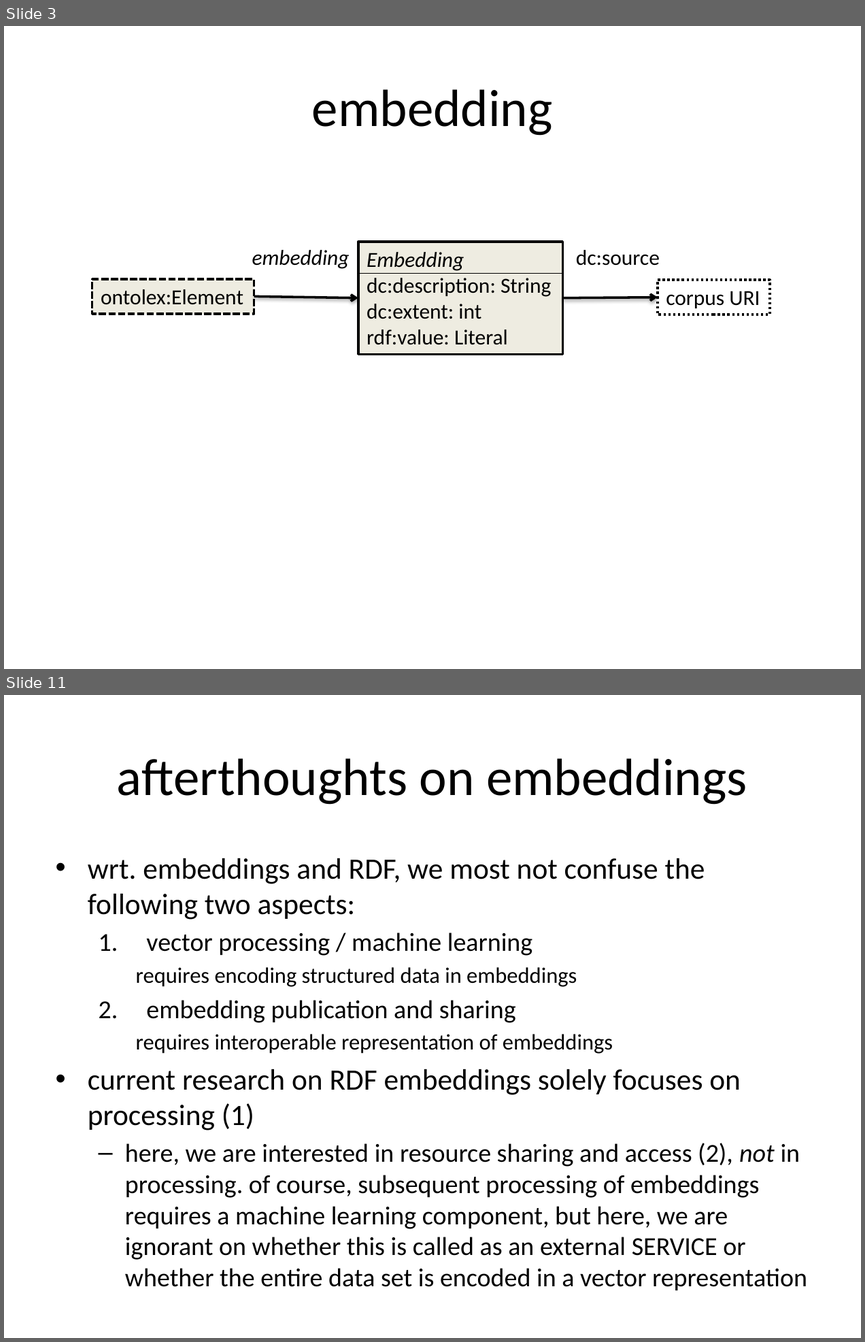
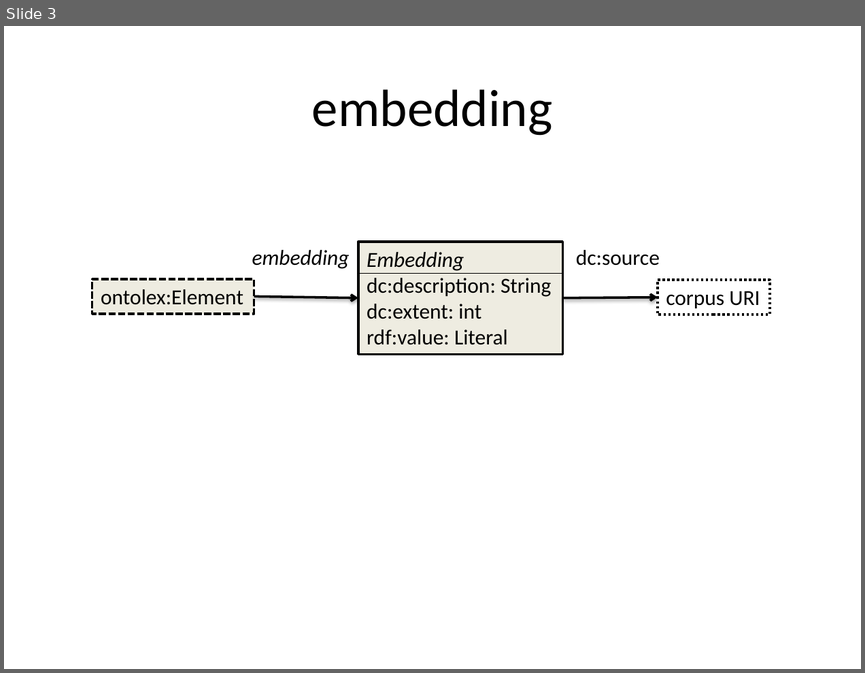
Before and after one commit to ontolex/frequency-attestation-corpus-information, a slide deck: img/source.pptx. Shown one above the other, each under a label of ours: slides 3 and 11 before the commit, slide 3 after it; the slides between them are not shown. The pictures are 865x1342 and 865x673 pixels, drawn with LibreOffice and Linux fonts; fonts in the diff are those of the drawing. Boxes give left, top, right and bottom in pixels: in the first picture for what was removed or moved away, otherwise in the second. Text is boxed around its words. In the diff, an @@ line names an element or a change of style, - is before the commit and + after.

```diff
--- a/img/source.pptx
+++ b/img/source.pptx
@@ slide 11 removed at (4, 695, 861, 1338), background #FFFFFF @@
@@ title removed at (117, 758, 747, 804) @@
-afterthoughts on embeddings
@@ text removed at (88, 858, 807, 1290) @@
-• wrt. embeddings and RDF, we most not confuse the following two aspects:
-  1. vector processing / machine learning
-    requires encoding structured data in embeddings
-  2. embedding publication and sharing
-    requires interoperable representation of embeddings
-• current research on RDF embeddings solely focuses on processing (1)
-  – here, we are interested in resource sharing and access (2), not in processing. of course, subsequent processing of embeddings requires a machine learning component, but here, we are ignorant on whether this is called as an external SERVICE or whether the entire data set is encoded in a vector representation
```
Also in this commit, not shown: 1 slide changed, 6 other slides removed, 1 other file.
